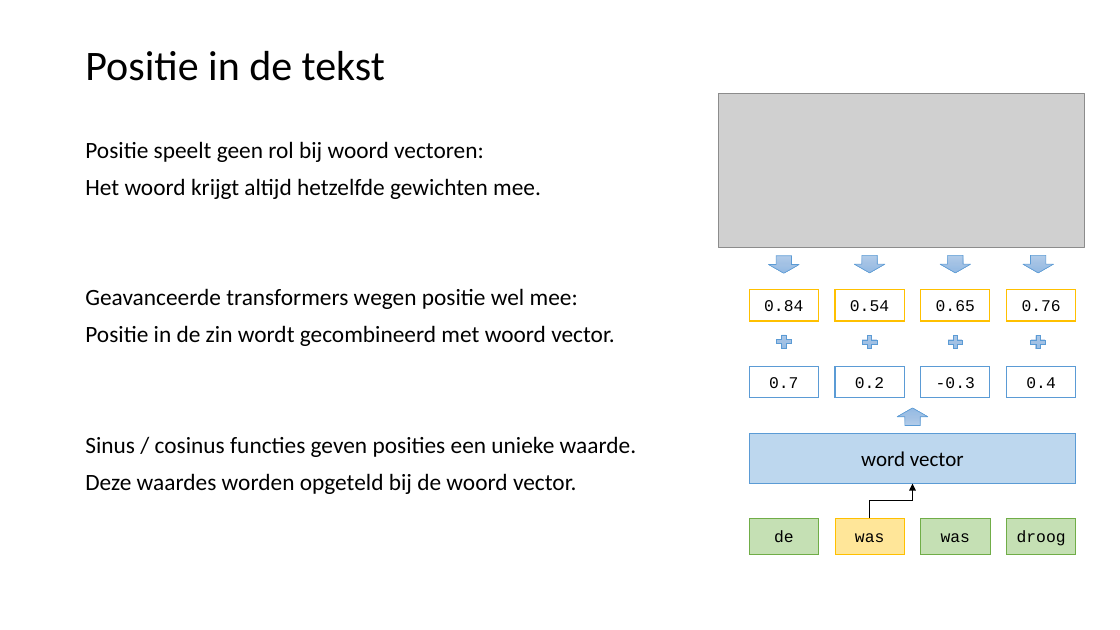
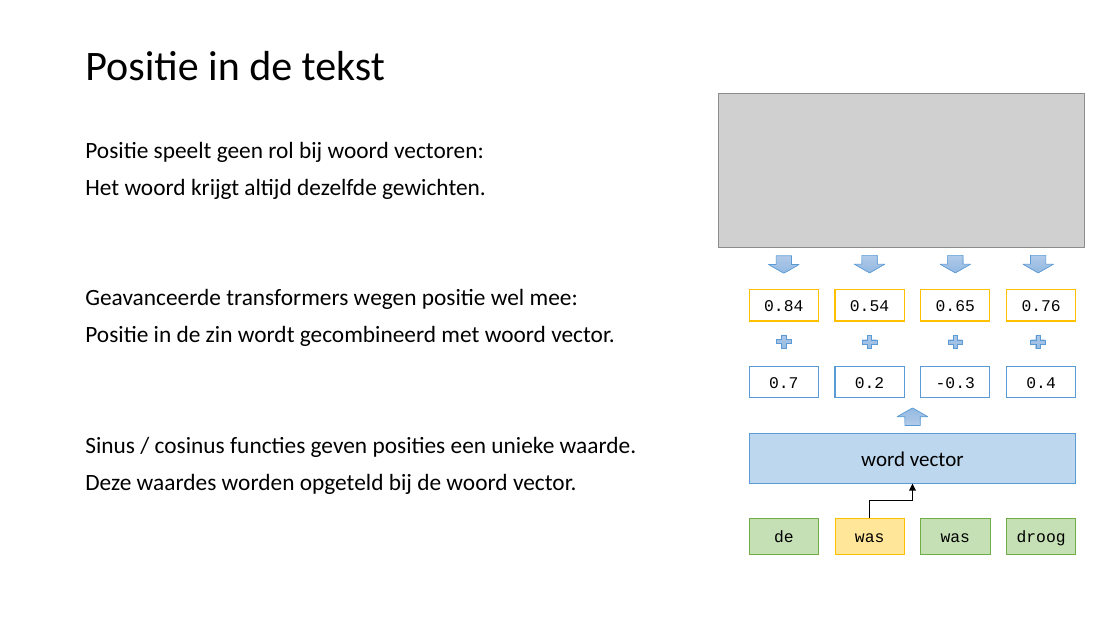
Before and after one commit to LFKoning/knowledge-sharing, a slide deck: slide 55 of python_course/5_nlp/python_cursus_5.pptx (slide 57 before the commit). Drawn at 1120x630 pixels with LibreOffice and Linux fonts; fonts in the diff are those of the drawing; grey boxes stand for pictures. Boxes give left, top, right and bottom in pixels: in the first picture for what was removed or moved away, otherwise in the second. Text is boxed around its words. In the diff, an @@ line names an element or a change of style, - is before the commit and + after.

```diff
--- a/python_course/5_nlp/python_cursus_5.pptx
+++ b/python_course/5_nlp/python_cursus_5.pptx
@@ text at [85,178,486,199]: text changed @@
-Het woord krijgt altijd hetzelfde gewichten mee.
+Het woord krijgt altijd dezelfde gewichten.
```
Also in this commit, not shown: 6 other slides changed, 3 slides removed.
